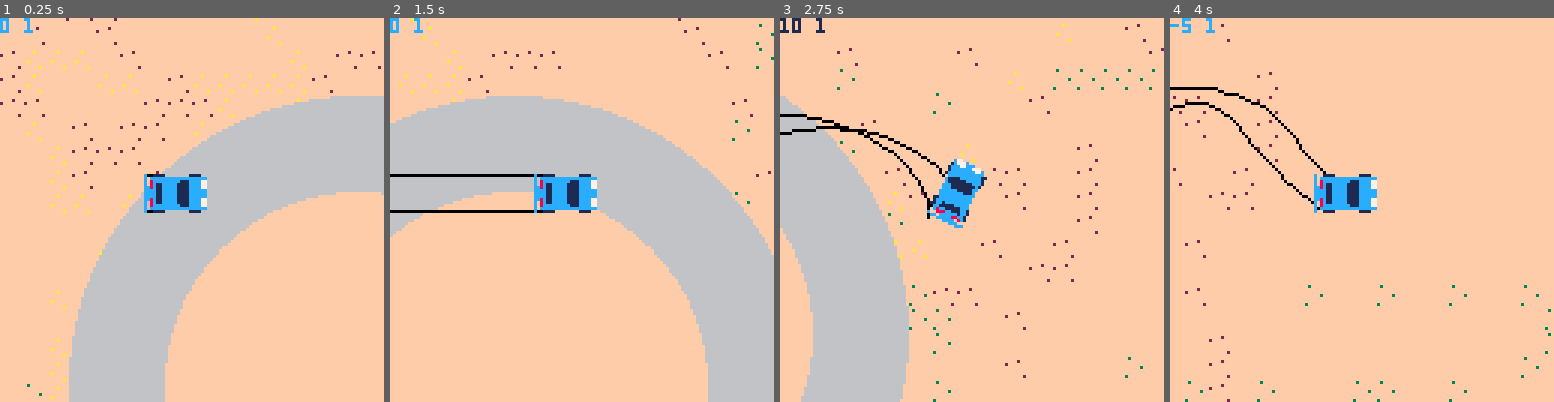
Above: before the commit, frames 1-4 (left to right).
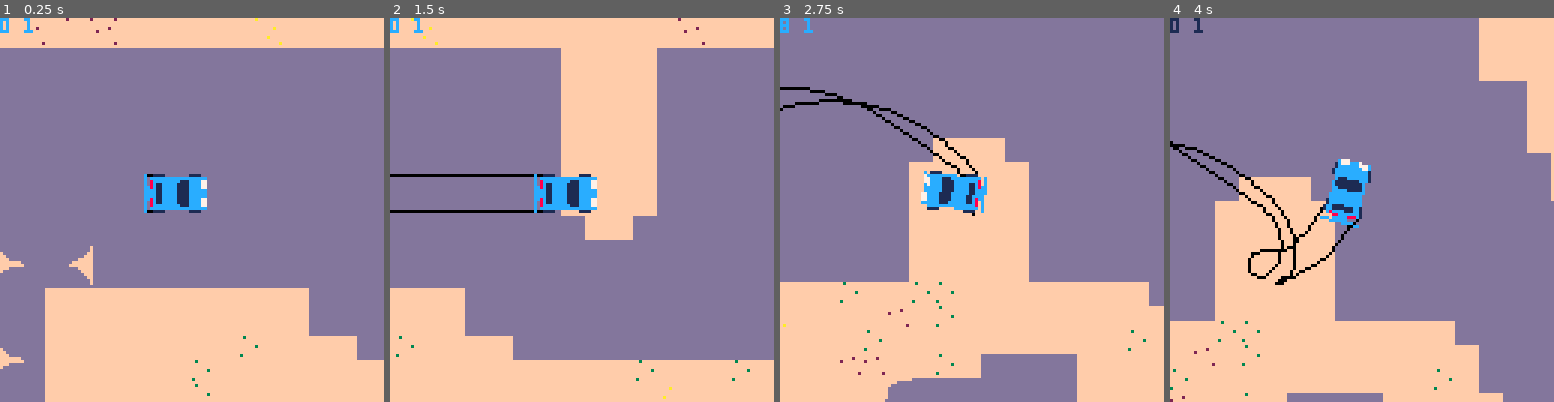
Above: after the commit, the same moments.

Repository: graearea/pico8
Game: PICO-8 cartridge skidmarks.p8
Same seed, same stepped clock (60 frames per second), same inputs: the game is played once before the commit and once after it.
Inputs:
- Up to frame 1 (0.25 s): no input
- Up to frame 2 (1.5 s): no input
- Up to frame 3 (2.75 s): hold Right 1.6-2.1 s; hold Right from 2.47 s (still down)
- Up to frame 4 (4 s): release Right at 3.03 s; hold Left 3.08-3.58 s

The runs differ from the first frame. In frame 1, 75% of the frame differs, in the area x 0-100%, y 7-100%; in frame 2, 72%; in frame 3, 73%; in frame 4, 69%.

Commit message:
shitty map

Diff:
--- a/skidmarks.p8
+++ b/skidmarks.p8
@@ -17,8 +17,8 @@
   elseif (btn(➡️)) then
    car.steer=clamp(car.steer+1,-10,10)
   else
---   if(car.steer>0) then car.steer-=1 end
-  -- if(car.steer<0) then car.steer+=1 end
+   if(car.steer>0) then car.steer-=1 end
+   if(car.steer<0) then car.steer+=1 end
   end
 
 
@@ -33,8 +33,7 @@
   camera(window_x,window_y)
   rectfill(0,0,1024,1027,15)
   map(0, 0, 0, 0, 1024, 32)
-  circfill(128,128,96,6)
-  circfill(128,128,64,15)
+		draw_track()
   car:draw()
 
 end
@@ -188,6 +187,14 @@
 -- direction of travel just down to steering
 -- move pivot point of car forward
 
+-->8
+function draw_track()
+-- arc(80)
+-- circfill(128,128,96,6)
+-- circfill(128,128,64,15)
+end
+
+
 
 
 
@@ -317,45 +324,45 @@
 
 __map__
 0000000505050000000000070000000000000000000005000000000000050500050500050000000000000000000000000000000000000000000000000000000000000000000000000000000000000000000000000000000000000000000000000000000000000000000000000000000000000000000000000000000000000000
-0000050000050000000000000700000000000000000000050000040000050000000000000000000000040000000400000000000000000000000000000000000000000000000000000000000000000000000000000000000000000000000000000000000000000000000000000000000000000000000000000000000000000000
-0005070707000500000000000007000505050000000000000500040000050000000707000505000000000000000400000000000000000000000000000000000000000000000000000000000000000000000000000000000000000000000000000000000000000000000000000000000000000000000000000000000000000000
-0005070000070700050707070707050000000000000000000000000000000000000007000005000000000004040400000000000000000000000000000000000000000000000000000000050005000005000005000500000500000005000000000500000000000000050000000000050000000500000505000000000000000000
-0005050000000005050507000007070000000000000000000005000000000500000000000000050000000400000000000000000000000000000000000000000000000000000500050000000000000000000000000000000000000000000000000000000000000000000000000000000000000000000000000000000000000000
-0000070005000505000700050000070000000000000000000004000000000000070004040404040404040000000000000000000000000000000000000000000000000000000500040000000000000000000000000000000000000000000000000000000000000000000000000000040404000000000000000000000000000000
-0000000705050500000700000000070500000500050500000000000000040000000500000000000000000000000000000000000000000000000000000000000000000000000500040000000000000000000000000000000000000000000000000000000004000004000004000000000000000000000000000000000000000000
-0000000705000005070000000000000000070000050500050000050000000000000000000000000000000000000000000000000000000000000000000000000000000000000500000400040000040000000004000000000004000000000000000400040000000000000000000000000000000000000000000000000000000000
-0000000707000707050005000404040404000000000505000004000000000700000000050000000000000000000000000000000000000000000000000000000000000000000500000007000000000000000000050505050500000000000000000004000005000700000000000000000000000000000000000000000000000000
-0000000000000707070707070507070707000005050700050000000500000405050000050000000000000000000000000000000000000000000000000000000000000000000000050007000000000000000005050000000000000000000000000004000500000705000000000000000000000000000000000000000000000000
-0000000000070000000000000005000000000405000000000000000705000000050000050000000000000000000000000000000000000000000000000000000000000000000000000000070000000000050005000000000000050000000000000000000004000007000000000000000000000000000000000000000000000000
-0000000000000000000000000000050004040005000000000007040400000000000000050000000000000000000000000000000000000000000000000000000000000000000000000000000007000000000005000000000000000000000000000000000000000000070004000000000000000400000400040400000000000000
-0000000700000000000400000000040500000505000000040000000707000005000005000000000000000000000000000000000000000000000000000000000000000000000000000000000000000000000705000700000000000000000000000004000000000000000007000004000000000000040000040400000000000000
-0000000000000000000000000000000000000000000004000700000000000000000505000000000000000000000000000000000000000000000000000000000000000000000000000000000000000000000005000000000700000007000000000000000000000000000000000000000000000000000000000000000000000000
-0000000700000400000000040000000500000005000004000000000404050500000000000000000000000000000000000000000000000000000000000000000000000000000000000000000000000000000700050005050000000000000000000007000000000700000007000000070507000000000500000000000000000000
-0000000700000000000400000000000005000005000400000004000004040000050000000000000000000000000000000700000000000000000000000000000000000000000000000000000000000000000000000005000000000000000000000000000000000500000000000000070000000707070707070700000000000000
-0000040704000000000400000000000000000000000007000000000500040000000000000000000000000000000000000007070000000000000000000000000000000000000000000000000000000000000000000005050505000000000000000000000000000000000000000000000000000000000000000007070000000000
-0000040704000404040000000000000000050005000700000000040000000000050000000004000004000004000004000000000007000000000000000000000000000000000000000000000000000000000000000000000005000000000000000000000000000000000000000000000000000000000000000000050000000000
-0000040707000000000000000000000000000707050000000005050000040000000000000000000000000000000000040000000000000700000000000000000000000005000000000000000000000000000000000000000005050705000000000000000000000000000000000000000000000000000000000000050000000000
-0000000400000000000000000000000000070705050000050000040000000000000500000000000000000000000000040000000000000000000000000000000005000000000000000000000000000000000000000000000000000000000000000000000007070000000000000000000000000000000007000000000000000000
-0000000000070505050000000000000000000700050505050000000404000400000500000000000000000000000004000000000000000000000700000000000000000000000000000000000000000000000000000000000000000000000700000000000000000700000000000000000000000000000000000000050000000000
-0000000000050000070000000500000000070700050505050505050404000000040500040000000404000004000000000000000000000000000000000500000000000000000000000000000000000000000000000000000000000000000000000700000000000000070007000400000000000000000000000007000000000000
-0000000005000004000000000704000704070500050505000000000004040400000400000000000000000000040400000000000000000000000000000000000007000400000000000000000000000005000404000000000000000000000005000007000000000000000000000404070007000000000000000005000700000000
-0000000005000000040000040400050000000000040500000005000000050004000000000000000000000000040000000000000000000000000000000000000000000000000000040000000400040504040004000404000000000000000500000500070000000000000000000000000000070007070707070700000000000000
-0000000000000000000404000000000000000000000400000004000004000407070500000000000000000000040000000000000000000005000000000000000000000000000007000000000000000000050000000000000400000400000500000000000000000000000000000000040000000000000000000707070007000000
-0000000500000000000500000000000000050500000000000000000000050000000700000000000000000000040000000000000000000000000000000000000000000000000000000000000500000000050000000000000000000000000004000400040700000000000000000000000000000000000000000000000000000000
-0000000500050000000005000000000000050000000000000000000000000000040000070000000000000000000400000000000000000000000000000000000000000000000000000000000700000005000000000005000000000000000505000000000000070000000000000000000400000000000000000000000000070700
-0000000000000000000000000000000005000000000000000000000000000000000004000007000000050000000004000000000000000000000000000000000000000000000000000005000005000000000000000000000000000005000500000000000000000007000000000000000000000000000000000500000000000700
-0000000000000005000000000000000000000000000000000000000000000000000000000000000700000000000000040000050500000000000000000000000000000000000000000000000000000507000000000000000000000000000000000000000000050000070000000000000000040000000000000000000000000700
-0000000000000000000000000000000400000404040400000000000000000000000000000000000000000700000000000000000000000000000000000000000000000000000000000000000000000000000000000000000000000000000000050000000000000000000000000000000000000000000500000000000000000000
-0000000000000000000000000000000005000000000000000000000000000500000000000500000005000000000700000000000005000005000000000000000000000000000000000005000005000000000000000000000000000000000000000500000000000500000000000000000000000405000000000000000000000000
-0000000700000000000000000000000000000000000400000000000000000000000000000000000000000000000000000700000000000000050000000005000000000000000000000000000000000000000000000007000000000000000000050000000000000000000500000005000000000000000000000000000000000000
-…(11 lines of a section not shown)…
+0000050000050000000000000700000000000000000000050000010000050000000000000000000000040000000000000000000000000000000000000000000000000000000000000000000000000000000000000000000000000000000000000000000000000000000000000000000000000000000000000000000000000000
+001a1b1c1a1b1c1a1b1c1a1b1a1b1c1a1b1c000000001a1a1b1c1a1b1c1a1a1b1c1a1a1b1c1a1b000000000000000000000000000000000000000000000000001a1b1c1a1b1c1a000000000000000000000000000000000000000000000000000000000000000000000000000000000000000000000000000000000000000000
+002a2b2c2a2b2c2a2b2c2a2b2a2b2c2a2b2c000000002a1a1b1c1a1b1c1c1a1b1c1c2a2b2c2a2b000000000000000000000000000000000000000000000000001a1b1c1a1a1b1c1a1b1c1a0005000005000005000500000500000005000000000500000000000000050000000000050000000500000505000000000000000000
+001a1b2a2b2c1c1a1b2a2b2c1a1b2a2b2c1c000000001a2a2b2c2a2b2c2c2a2b2c2c1a1b2a2b2c0000000000000000000000000000000000000000001a1b1c1a2a2b2c2a1a1b1c1a1b1c1a1b1c1a1b1c1a0000000000000000000000000000000000000000000000000000000000000000000000000000000000000000000000
+002a2b2c2a2b2c2a2b2c2a2b2a2b2c2a1414000000002a1a1b2a2b2c1c1c2b2c1c1c1a1b1c1a1b1c1a0000000000000000000000000000000000001a1a1b1c1a1a1b2a2b2a2b2c2a2b2c1a1b1c1a1b1a1b1c1a1b1c1a000000000000000000000000000000000000000000000000040404000000000000000000000000000000
+001a1b1c1a1b1c1a1b1c1a1b1a1b1c1a1414000000001a2a2b2c2a2b2c2c2a2b2c2c1a1b1c1a1b1c1c0000000000000000000000000000000000001a2a2b2c2a2a2b2c2a1a1b2a2b2c1c2a2b2c2a2b1a1b1c1a1b1c1c000000000000000000000000000004000004000004000000000000000000000000000000000000000000
+002a2b2c2a1a1b1c1a1a1b1c1a1b1c1a1414000000002a1a1b1c1a1b1c1c1a1b1c1c2a2b2c2a2b2c2c0000000000000000000000000000001c1a1b1b1a1b2a2b1a1b1c1a2a2b2c2a2b2c1a1b2a2b2c2a2b2c2a2b2c2c000004000000000000000400040000000000000000000000000000000000000000000000000000000000
+001a1b1c1d1a1b1c1a1a1b1c1a1b1c1c1414000000001a2a2b2c2a2b2c2c2a2b2c1a1a1b2a2b2c1c1c1b000000000000000000000000001b1a1b1c1a2a2b2c2a2a2b2c2a1a1b1c1a1b1c2a2b2c2a2b1a1b1a1b1c1a1b1c1a00000000000000000004000005000700000000000000000000000000000000000000000000000000
+002a2b2c2d2a2b2c2a2a2b2c2a2b2c2c14142a00002a1a1b1c1a1b1c2a0000002a1a2a2b2c2a2b2c2c1b000000000000000000000000002b1a1b1c2a1a1b1c1a1b1c1c1b2a2b2c2a2b2c1a1b1c1a1b2a2b1a1b1c1a1b1c1c00000000000000000004000500000705000000000000000000000000000000000000000000000000
+003a3b3c3d1a1b2a2b1a1b2a2b2c1c1c1414141414142a2b2c2a2b2c00000000002a1a1b1c1a1b1c1c2b1a1a000000000000000000001a1b2a2b2c1a2a2b2c2a2b2c2c000000000000002a2b2c2a2b1a1b2a2b2c2a2b2c2c0005000000000000001a1b1c1a1b1c1a000000000000000000000000000000000000000000000000
+000a0b0c0d2a2b2c2a2a2b2c2a2b2c2c1414141414141a1b2a2b2c1c00000000001a2a2b2c2a2b1a1b1c1a1b1a1a000000000000002c1a1b1a1b2a2a2b2c2a2b2c2c000000000000000000000700002a2b1a1b1a1b1c1a1b1c1a000000000000001a1b1c1a1b1c1c070004000000000000000400000400040400000000000000
+001a1b00000000000000000000001c1c2a141414142a2a2b2c2a2b2c00000000002a2b2c2a2b2c1a1a1b1c1a1b1c1a0000000000001c2a2b2a2b2c2a2b2c2c0000000000000000000000000000000000002a2b1a1b1c1a1b1c1c000000000000002a2b2c2a2b2c2c000007000004000000000000040000040400000000000000
+002a2b00000000000000000000002c2c1a1b141c2b1a1a1b1c1a1b1c00000000001a1b1c1a1b1c2a1a1b1c1a1b1c1c00000000002b2c1a1b1a1b1c1a1b1c1c0000000000000000000000000000000000001a1b2a2b1a1b1c1a1b1c1a00000000001a1b2a2b2c1c1c000000000000000000000000000000000000000000000000
+003a3b000000000000000004000000002a2b2c2c3b2a2a2b2c2a2b2c00000000002a2b2c2a2b2c1a2a2b2c2a2b2c2c000000001a1b1c2a2b2a2b2c2a2b2c2c000000001a1b1c1a1b1c1a000000000000002a2b1a1b1a1b1c1a1b1c1c00000000002a2b2c2a2b2c2c000007000000070507000000000500000000000000000000
+000a0b00000000000004000000000000000000000004000000040000040400000000000000001a2a1a1b2a2b2c1c1c000700001a1b1c1a1b1c1a1b1c1c0000000000001a1b1c1a1b1c1c0000000000000000002a2b2a1a1b1c1a1b1c1a000000001a1b1c1a1b1c1c000000000000070000000707070707070700000000000000
+001a1b0000000000000400000000000000000000000007000000000500040000000000000000001a2a2b2c2a2b2c2c000000002a2b2c2a2b2c2a2b2c2c0000001a1b1c1a1b1c1a2b2c2c1a00000000000000001a1b1a1a1b1c1a1b1c1c000000002a2b2c2a2b2c2c000000000000000000000000000000000007070000000000
+002a2b0000000404040000000000000000050005000700000000040000000000000000000004002a1a1b1a1b1c1a1a1b1c1a1b1a1b2a2b2c1c1c0000000000001a1b1c1a1b1c1c2c1c1c1c1b1c1a00000000002a2b2a2a2b2c2a2b2c2c000000001a1b1c1a1b1c1a000000000000000000000000000000000000050000000000
+003a3b000000000000000000000000000000070705000000000505000004001a1b1c1d00000000002a2b1a1b1c1a1a1b1c2a2b2a2b2c2a2b2c2c0000000000002a2b2c2a2b2c2c2b2c2c2c1b1c1c000000000000001a1a1b2a2b2c1c1c000000001a1b1c1a1b1c1c000000000000000000000000000000000000050000000000
+001a1b0000000000000000000000000000070705151515151515150a0b0c1b1c2b2c2d00000000001a1b2a2b2c2a2a2b2c1a1b1a1b1c1a1b1c1c0000001a1b1c1a1b1c1a2c1c1c1b1c1c1c2b2c2c000000000000002a1a1b1c1a1b1c1a000000002a2b2c2a2b2c2c000000000000000000000000000007000000000000000000
+002a2b0000000505050000000000000000000700151515151515151a1b1c2b2c3b1b1c00000000001a1b1a1b2a2b1a1b2a2a2b2a2b2c2a2b2c2c0000001a1b1c1a1b1c1c2b2c2c2b2c2c2c2c1c1c1a000000000000001a1b1c1a1b1c1c070000001a1b2a2b2c1c1c000000000000000000000000000000000000050000000000
+003a14000000000007000000050000000a000000151515151515152a2b2c2d2a2b2b2c04000000042a2b2a2b2c1a2a2b2c1a1b1c1a1b1c1c00000000052a2b2c2a2b2c2c1b1c1c1a1b1c1c2b2c2c1c0000000000001a1b1c1a1b1c1a2c000000072a2b2c2a2b2c2c070007000400000000000000000000000007000000000000
+00001a000000000400000000070400070000001d0b0c0d000000151b1c1b1c3a3b3c3d00000000001a1b1a1b1c1a1a1b1c2a2b2c2a2b2c2c00000000001a1b2a2b2c1c1c2b2c2c2a2b2c2c1b1c1c2c0500040400001a1b1c1a1b1c1c1c000500001a1b1c1a1b1c1c000000000404070007000000000000000005000700000000
+00002a000000000004000004000000000000002d1b1c1d000005002b2c2b2c0400000000000000002a2b2a2b2c2a2a2b2c2a2b2c2c000000000000001a1b1c1a1b1c1a2c0000002a2b2c2a2b2c2c1c1b1c1a04001a1b1c1a1b1c1a2c2c050000052a2b2c2a2b2c2c000000000000000000070007070707070700000000000000
+00003a00000000000000040000000000000000142b2c2d000004001a1b1c1d0707050000000000001a1b1c1a1b1a1b2a2b2c1c1c00000005000000001a1b1c1a1b1c1c1c000007002a2b2c2a2b2c2c1b1c1c00001a1b1c1a1b1c1c1c1c050000001a1b1c1a1b1c1a000000000000040000000000000000000707070007000000
+00000000000000000000000000001c000000003a3b3c140c0d00001b1c1b1c00000700000000000000002c2a2b2a2b2c2a2b2c2c00000000000000002a2b2c2a2b2c2c2c000000001a1b1c1a1b1c1c2b2c2c1c1a1b1c1a2a2b2c2c2c2c000400041a1b1c1a1b1c1c000000000000000000000000000000000000000000000000
+0000000000000000000000000000000000000000001a1b1c1d00002b2c2b2c00040000070000000000000000000000000000000000000000000000001a1b2a2b2c1c1c00000000002a2b2c2a2b2c2c2c1c1c1c1a1b1c1c2b2c1c1c1c00050500002a2b2c2a2b2c2c000000000000000400000000000000000000000000070700
+000000000000000000000000000000000500000a0b2a2b2c2d00001b1c1b1c00000004000007000000050000000000000000000000000000000000002a1a1b1c1a1b1c1a000000000005002a2b2c2a2b2c2c2c2a2b2c2c2a2b2c2c2c00050000001a1b2a2b2c1c1c000000000000000000000000000000000500000000000700
+000000000000000000000000000000000000001a1b143b3c3d00002b2c2b2c00000000000000000700000000000000040000050500000000000000001a1a1b1c1a1b1c1c000000000000001a1b1c1a1b1c1c2a2b2c1c1c1a1b1c1c0000000000002a2b2c2a2b2c2c070000000000000000040000000000000000000000000700
+00000000000000000000000000000004000a0b2a2b2c2d000000001b1c1b1c00000000000000000000000700000000000000000000000000000000002a2a2b1a1b1c1a1b1c1a00000000002a2b2c2a2b2c2c2c2a2b2c2c2a2b2c2c0000000005001a1b1c1a1b1c1c000000000000000000000000000500000000000000000000
+00000000000000000000000000000000051a1b1b1c3c3d000000002b2c2b2c0000000000050000000500000000070000000000000500000500000000001a1b1a1b1c1a1b1c1c000000050000050000001a1b1c1a1b1c1c000000000000000000052a2b2c2a2b2c2c000000000000000000000405000000000000000000000000
+0000000700000000000000000000000a0b2a2b2b2c0400000000001b1c1b1c0000000000000000000000000000000000070000000000000005000000002a2b2a2b2c2a2b2c2c000000000000000000002a2b2c2a2b2c2c000000000000000005001a1b1c1a1b1c1a000500000005000000000000000000000000000000000000
+…(11 lines of a section not shown)…
Not shown, changed: 52 lines of the sprite sheet (__gfx__) section of skidmarks.p8
